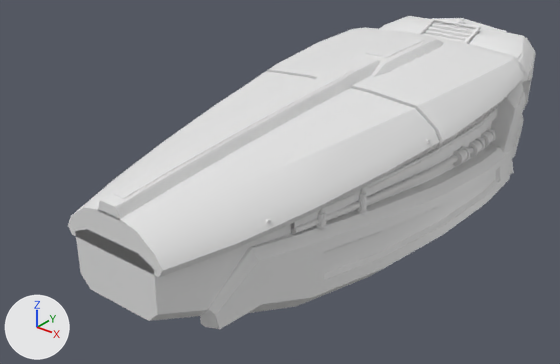
An edit to the OBJ model Assets/Resources/Models/Freeze_M3/turret.obj, drawn before and after from the same camera.
Camera for both pictures: a 50 mm camera at (1.154, -1.751, 1.119) aimed at (-0.115, -0.164, 0.135). The lights are fixed; the arrows at lower left show +X, +Y and +Z. The picture after the commit comes second. Where no turn or scale is listed for an object, it has been applied to the vertices. Vertices at exactly the same position are counted once.

In view in the first picture: 'turret'.
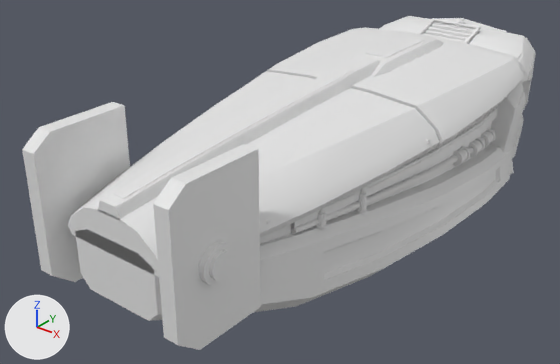
The newer file is also rescaled (x0.85) as a whole; pictures and numbers use the older file's frame.

What changed in the scene script:
```text
Change me_turret:
    used by ob_turret; location = (0.0, 0.0, 0.0)
    remove me_turret.from_pydata(...)  # 3654 vertices, 7016 faces; spans x -0.35..0.35, y -0.87..0.9, z 0.0..0.47
    add me_turret.from_pydata(...)  # 3838 vertices, 7360 faces; spans x -0.35..0.35, y -0.91..0.9, z 0.0..0.5
    me_turret part 1: a new loose piece, a 20-sided cylinder along x spanning x 0.217..0.236, y -0.84..-0.751, z 0.253..0.342
    me_turret part 2: a new loose piece, a 20-sided cylinder along x spanning x 0.234..0.246, y -0.826..-0.765, z 0.267..0.328
    me_turret part 3: 32 vertices moved within x -0.26..0.26, y -0.5..-0.3, z 0.22..0.28; 22 vertices removed from x -0.26..0.26, y -0.5..-0.29, z 0.22..0.28; 46 vertices added at x -0.26..0.26, y -0.91..-0.31, z 0.11..0.5
    other edits to the shape of me_turret do not show in these pictures
```

Location of each change, (x1, y1, x2, y2) in pixels of the pictures (560 x 364 px; the box of a moved part takes in the faces that stretch with it):
'turret', reshaped (10% wider, 7% taller): before (68, 16, 536, 329); after (22, 16, 536, 350)
part 1 of me_turret, added: after (199, 241, 234, 286)
part 2 of me_turret, added: after (209, 250, 233, 281)
part 3 of me_turret, moved or reshaped (mostly hidden before): before (294, 193, 373, 230); after (22, 102, 373, 350)
